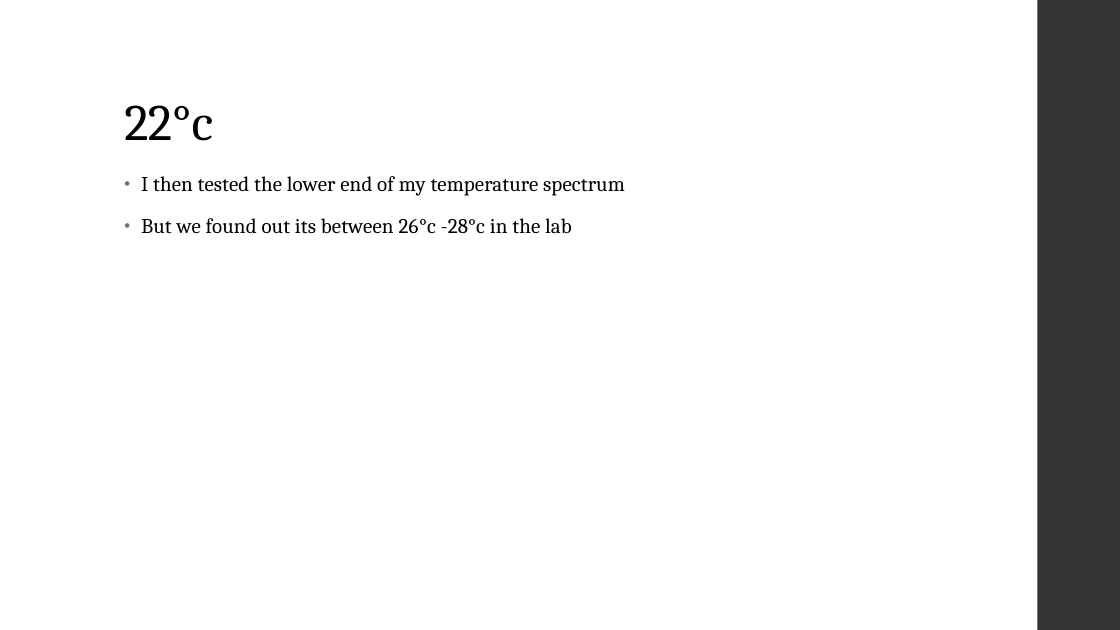
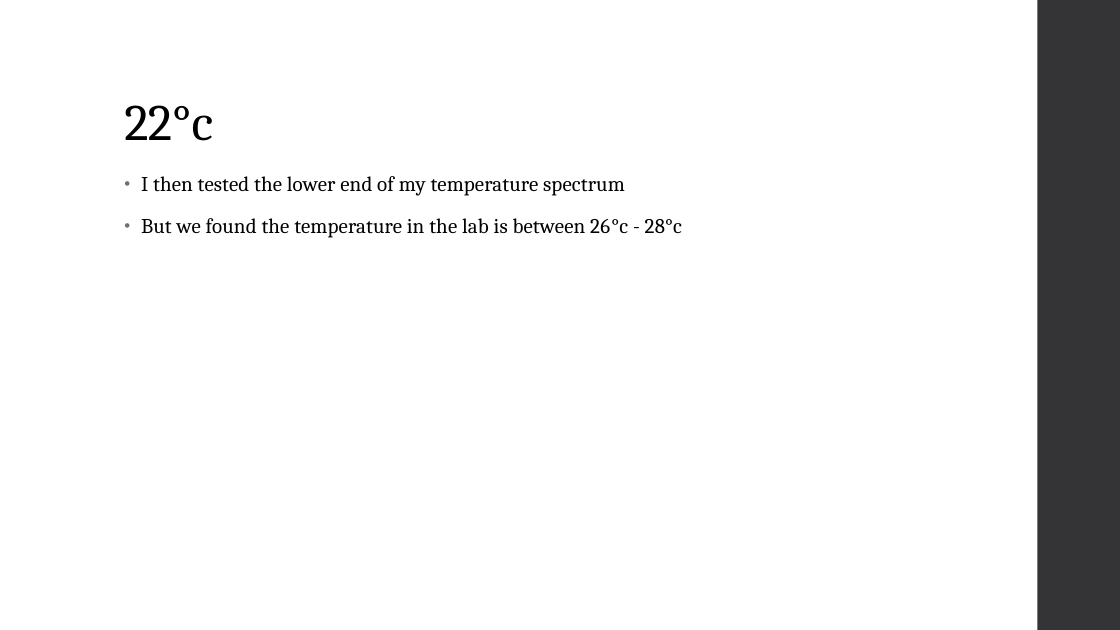
Before and after one commit to Ziqing-Liu/RIFRxT, a slide deck: slide 7 of Research Update.pptx. Drawn at 1120x630 pixels with LibreOffice and Linux fonts; fonts in the diff are those of the drawing. Boxes give left, top, right and bottom in pixels: in the first picture for what was removed or moved away, otherwise in the second. Text is boxed around its words. In the diff, an @@ line names an element or a change of style, - is before the commit and + after.

```diff
--- a/Research Update.pptx
+++ b/Research Update.pptx
@@ text at box(141, 218, 682, 238): text changed @@
-• But we found out its between 26°c -28°c in the lab
+• But we found the temperature in the lab is between 26°c - 28°c
```
Also in this commit, not shown: 6 other slides changed, 2 slides added, 1 slide removed, 2 other files.
